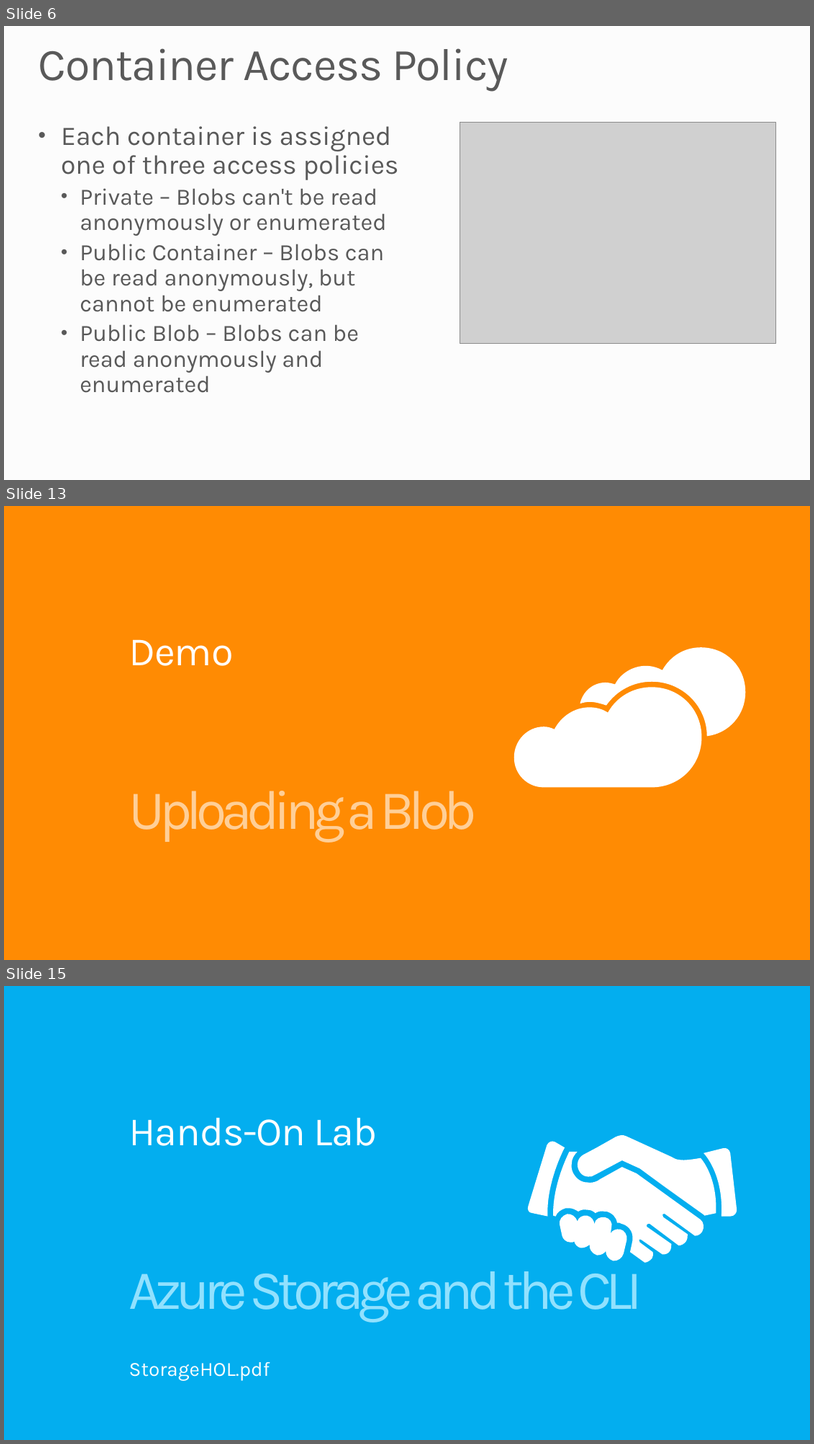
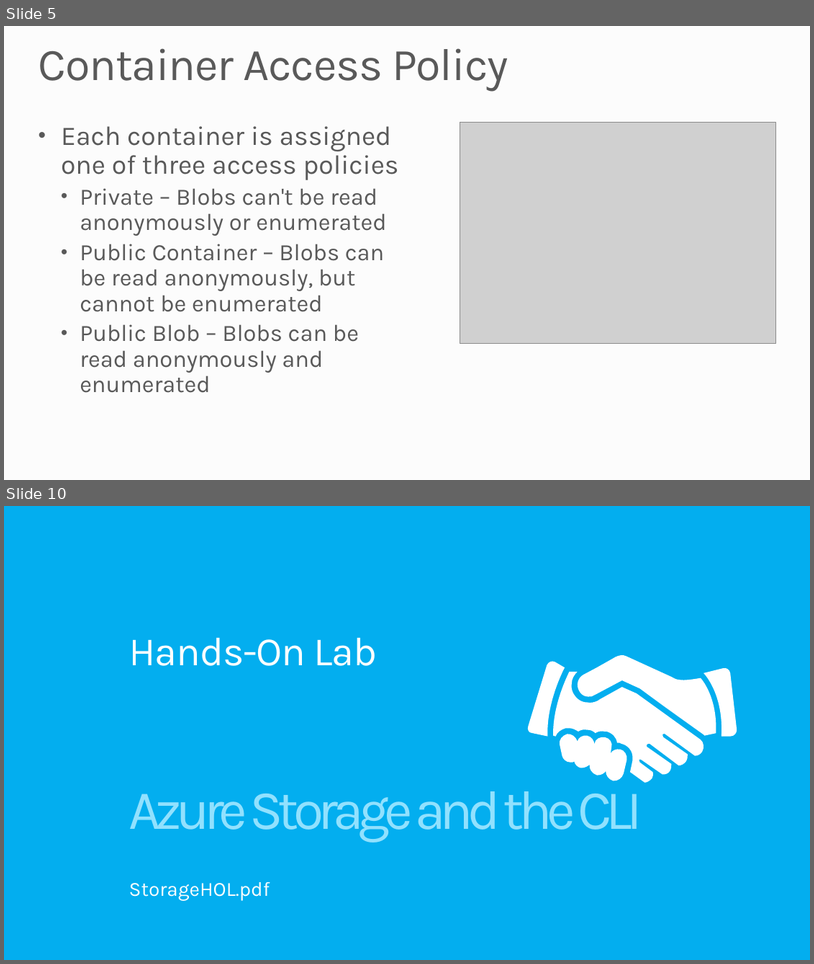
Before and after one commit to MSRConnections/Azure-training-course, a slide deck: Content/Storage/Azure Storage and CLI.pptx. Shown one above the other, each under a label of ours: slides 6, 13 and 15 before the commit, slides 5 and 10 after it; the slides between them are not shown. The pictures are 814x1444 and 814x964 pixels, drawn with LibreOffice and Linux fonts; fonts in the diff are those of the drawing; grey boxes stand for pictures; background and template pictures are left out. Boxes give left, top, right and bottom in pixels: in the first picture for what was removed or moved away, otherwise in the second. Text is boxed around its words. In the diff, an @@ line names an element or a change of style, - is before the commit and + after.

```diff
--- a/Content/Storage/Azure Storage and CLI.pptx
+++ b/Content/Storage/Azure Storage and CLI.pptx
@@ slide 13 removed at [4,506,810,960], background #FF8A00 @@
@@ title removed at [129,639,234,666] @@
-Demo
@@ freeform shape removed at [581,648,746,736] @@
@@ freeform shape removed at [514,687,702,788] @@
@@ text removed at [129,790,478,842] @@
-Uploading a Blob
@@ what was slide 6 is now slide 5 @@
@@ what was slide 15 is now slide 10 @@
```
Also in this commit, not shown: 4 slides changed, 3 slides added, 7 other slides removed.
